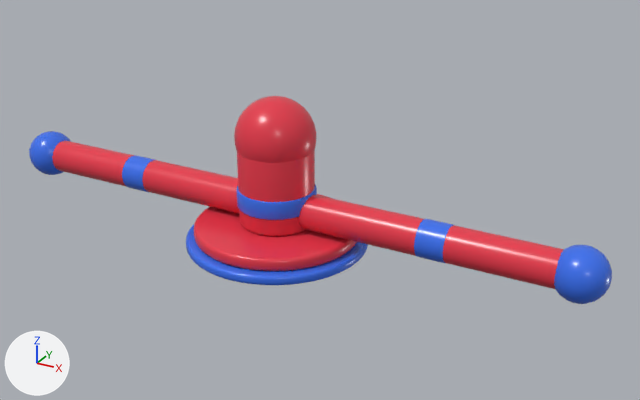
Renders of the Blender file ArtStaging/Blender/src/SD_Sweeper_Small.blend from each side of a commit.
Rendered twice from a 50 mm camera at (5.11, -8.23, 4.8) aimed at (0.51, 0.13, 0.62). Every picture has the same lights, and +X, +Y and +Z are marked at lower left. The first picture is the older version.

In view in the first picture: 'Arm', 'Base'.
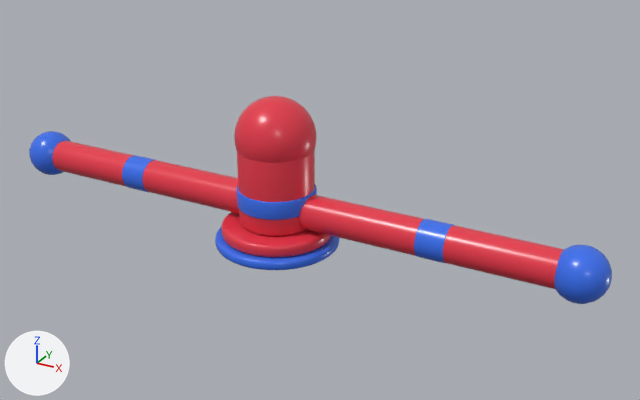
Edits to the bpy script that builds the scene:
```text
Change me_base_mesh:
    used by ob_base; location = (0.0, 0.0, 0.0)
    remove me_base_mesh.from_pydata(...)  # 2834 vertices, 2650 faces; spans x -1.1..1.1, y -1.1..1.1, z 0.0..1.82
    add me_base_mesh.from_pydata(...)  # 2834 vertices, 2650 faces; spans x -0.75..0.75, y -0.75..0.75, z 0.0..1.82
    me_base_mesh part 1: the loose piece of 384 vertices spanning x -1.1..1.1, y -1.1..1.1, z 0.0..0.12 is scaled about its middle by (0.677, 0.677, 1)
    me_base_mesh part 2: the loose piece of 384 vertices spanning x -1.0..1.0, y -1.0..1.0, z 0.12..0.28 is scaled about its middle by (0.663, 0.663, 1)
```

Pixel boxes (x1, y1, x2, y2) of what changed, in the pictures (640 x 400 px; the box of a moved part takes in the faces that stretch with it):
'Base', reshaped (31% narrower, 8% shorter): before (186, 96, 368, 285); after (215, 96, 340, 270)
part 1 of me_base_mesh, moved or reshaped: before (186, 225, 368, 285); after (215, 227, 340, 270)
part 2 of me_base_mesh, moved or reshaped: before (193, 194, 357, 271); after (221, 212, 331, 257)
